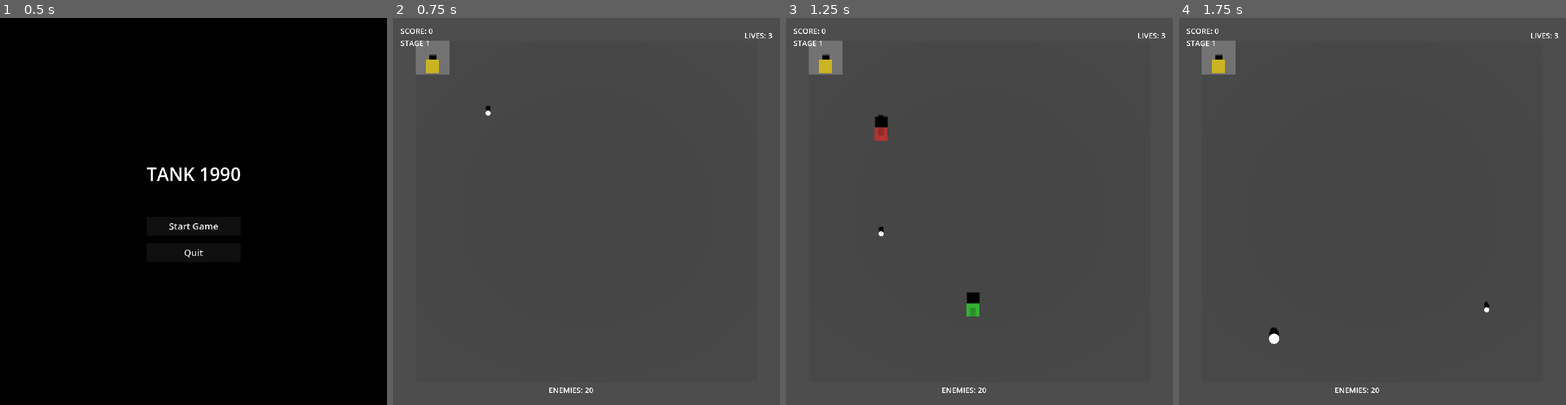
Above: before the commit, frames 1-4 (left to right).
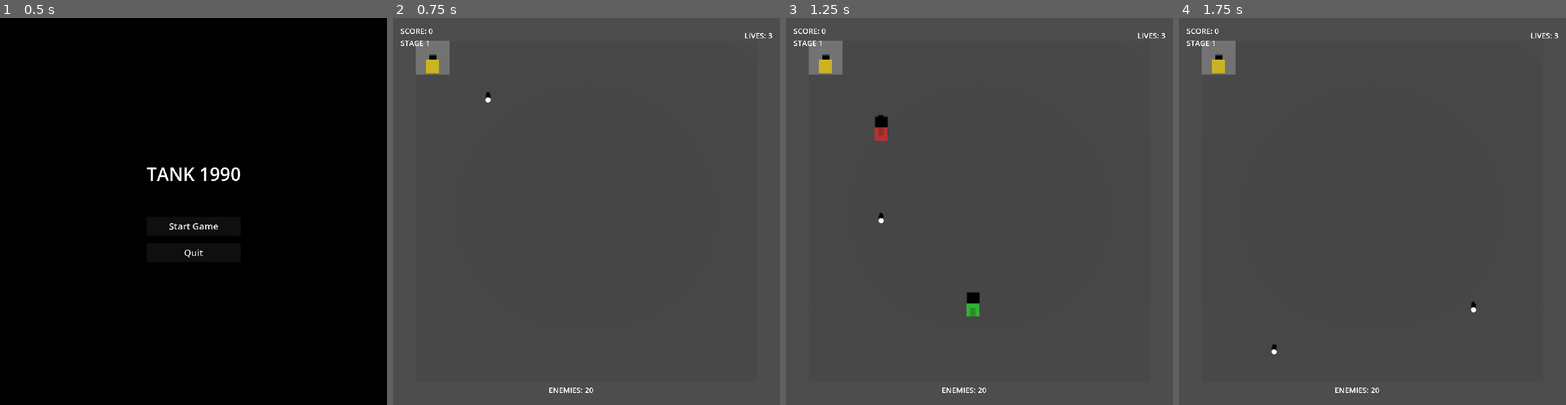
Above: after the commit, the same moments.

Repository: matibat/TANKS1990
Game: Godot game, scene res://scenes3d/game_3d_ddd.tscn
The game is run twice, just before and just after one commit, with the same random seed, the same clock (stepped at 60 frames per second) and the same inputs.
Inputs:
- Up to frame 1 (0.5 s): no input
- Up to frame 2 (0.75 s): click "Start Game" at 0.5 s
- Up to frame 3 (1.25 s): no input
- Up to frame 4 (1.75 s): tap Enter at 1.25 s; hold D (move_right) from 1.28 s (still down); hold Space (fire) from 1.28 s (still down)

Frame 1 is identical in both runs. In frame 2, less than 0.1% of the frame differs, in the area x 23-26%, y 19-26%; in frame 3, less than 0.1%; in frame 4, 0.2%, in the area x 23-81%, y 73-87%.

Commit message:
fix: spawn bullets at tank edge instead of 1 tile away
- Change BULLET_SPAWN_OFFSET from 1 to 0.5 tiles
- Add test for bullet spawn position at tank edge
- Add test for instant bullet collision with terrain tile

Diff:
--- a/src/domain/services/command_handler.gd
+++ b/src/domain/services/command_handler.gd
@@ -15,9 +15,9 @@
 const PauseCommand = preload("res://src/domain/commands/pause_command.gd")
 const DomainEvent = preload("res://src/domain/events/domain_event.gd")
 const TankMovedEvent = preload("res://src/domain/events/tank_moved_event.gd")
-const BulletFiredEvent = preload("res://src/domain/events/bullet_fired_event.gd")
 const BulletEntity = preload("res://src/domain/entities/bullet_entity.gd")
 const Position = preload("res://src/domain/value_objects/position.gd")
+const BULLET_SPAWN_OFFSET := 0.5 # Offset in tiles: 1 tile from tank center = 0.5 tiles past tank edge
 
 ## Execute a command on game state and return emitted events
 static func execute_command(game_state: GameState, command: Command) -> Array[DomainEvent]:
@@ -83,9 +83,9 @@
 	# Generate bullet ID
 	var bullet_id = game_state.generate_entity_id("bullet")
 
-	# Calculate bullet spawn position (in front of tank)
+	# Calculate bullet spawn position (four tiles ahead of tank nose)
 	var spawn_offset = tank.direction.to_position_delta()
-	var bullet_position = tank.position.add(spawn_offset)
+	var bullet_position = tank.position.add(Position.create(spawn_offset.x * BULLET_SPAWN_OFFSET, spawn_offset.y * BULLET_SPAWN_OFFSET))
 
 	# Create bullet with speed and damage
 	var bullet_speed = tank.stats.bullet_speed
--- a/src/domain/services/spawning_service.gd
+++ b/src/domain/services/spawning_service.gd
@@ -12,6 +12,7 @@
 const Direction = preload("res://src/domain/value_objects/direction.gd")
 const GameState = preload("res://src/domain/aggregates/game_state.gd")
 const GameTiming = preload("res://src/domain/constants/game_timing.gd")
+const BULLET_SPAWN_OFFSET := 1 # Offset in tiles: 1 tile from tank center = 0.5 tiles past tank edge
 
 ## Spawn a player tank at given spawn index
 ## Returns newly created TankEntity
@@ -59,7 +60,7 @@
 static func spawn_bullet(game_state: GameState, tank: TankEntity) -> BulletEntity:
 	# Calculate spawn position (one tile in front of tank)
 	var delta = tank.direction.to_position_delta()
-	var bullet_pos = tank.position.add(delta)
+	var bullet_pos = tank.position.add(Position.create(delta.x * BULLET_SPAWN_OFFSET, delta.y * BULLET_SPAWN_OFFSET))
 
 	# Generate unique bullet ID
 	var bullet_id = game_state.generate_entity_id("bullet")
--- /dev/null
+++ b/tests/integration/test_remote_physics_and_idle_stability.gd
@@ -0,0 +1,265 @@
+extends GutTest
+## Integration tests for headless command provider and idle render stability
+
+const GameRoot3D = preload("res://scenes3d/game_root_3d.gd")
+const Tank3D = preload("res://scenes3d/tank_3d.gd")
+const GodotGameAdapter = preload("res://src/adapters/godot_game_adapter.gd")
+const GameState = preload("res://src/domain/aggregates/game_state.gd")
+const StageState = preload("res://src/domain/aggregates/stage_state.gd")
+const TankEntity = preload("res://src/domain/entities/tank_entity.gd")
+const Position = preload("res://src/domain/value_objects/position.gd")
+const Direction = preload("res://src/domain/value_objects/direction.gd")
+const GameStateEnum = preload("res://src/domain/value_objects/game_state_enum.gd")
+const MoveCommand = preload("res://src/domain/commands/move_command.gd")
+const FireCommand = preload("res://src/domain/commands/fire_command.gd")
+
+class FakeCommandProvider:
+	extends RefCounted
+	var calls: Array = []
+	var commands_to_return: Array = []
+	func get_commands_for_frame(tank_id: String, frame: int) -> Array:
+		calls.append({"tank_id": tank_id, "frame": frame})
+		return commands_to_return.duplicate()
+
+class MoveSequenceCommandProvider:
+	extends RefCounted
+	var sequence: Dictionary = {}
+	func add_command(frame: int, command) -> void:
+		sequence[frame] = command
+	func get_commands_for_frame(tank_id: String, frame: int) -> Array:
+		if sequence.has(frame):
+			return [sequence[frame]]
+		return []
+
+func _wait_for_physics_frames(count: int) -> void:
+	for _i in range(count):
+		await get_tree().physics_frame
+
+## BDD: Given injected provider When physics ticks Then adapter runs without Input singleton
+func test_given_injected_command_provider_when_physics_ticks_then_runs_headless_without_input():
+	var stage = StageState.create(1, 26, 26)
+	var game_state = GameState.create(stage, 3)
+	game_state.spawn_controller = null
+	var player = TankEntity.create("player_1", TankEntity.Type.PLAYER, Position.create(1, 1), Direction.create(Direction.UP))
+	game_state.add_tank(player)
+
+	var adapter := GodotGameAdapter.new()
+	add_child_autofree(adapter)
+	adapter.initialize(game_state)
+	adapter.player_tank_id = player.id
+
+	var cmd_provider := FakeCommandProvider.new()
+	adapter.command_provider = cmd_provider
+
+	var signal_counts := {"tank_spawned": 0, "tank_moved": 0, "tank_destroyed": 0}
+	adapter.tank_spawned.connect(func(_id, _pos, _type, _dir): signal_counts["tank_spawned"] += 1)
+	adapter.tank_moved.connect(func(_id, _old, _new, _dir): signal_counts["tank_moved"] += 1)
+	adapter.tank_destroyed.connect(func(_id, _pos): signal_counts["tank_destroyed"] += 1)
+
+	for i in range(6):
+		adapter._physics_process(1.0 / 60.0)
+
+	assert_eq(cmd_provider.calls.size(), 6, "Adapter should poll injected provider each frame (no Godot Input dependency)")
+	assert_gt(game_state.frame, 0, "Domain tick should progress headlessly")
+	assert_eq(signal_counts["tank_spawned"], 1, "Spawn emitted once when syncing tracked tanks")
+	assert_eq(signal_counts["tank_moved"], 0, "No movement events without commands")
+	assert_eq(signal_counts["tank_destroyed"], 0, "Idle ticks should not destroy player")
+
+## BDD: Given playing game When idle frames Then player render stays static (no flicker)
+func test_given_playing_game_when_idle_frames_then_player_render_stays_static():
+	var scene: PackedScene = load("res://scenes3d/game_3d_ddd.tscn")
+	var game_root: GameRoot3D = scene.instantiate()
+	add_child_autofree(game_root)
+	await get_tree().process_frame
+
+	game_root._state_machine.transition_to(GameStateEnum.State.PLAYING)
+	game_root._start_new_game()
+	await _wait_for_physics_frames(2)
+
+	var cmd_provider := FakeCommandProvider.new()
+	game_root.adapter.command_provider = cmd_provider
+
+	var player_id := game_root.player_tank_id
+	var player_entity = game_root.adapter.game_state.get_tank(player_id)
+	player_entity.set_invulnerable(0) # ensure no flicker logic runs
+
+	var player_node: Tank3D = game_root.tank_nodes[player_id]
+	var initial_transform := player_node.global_transform
+	var initial_rotation := player_node.rotation.y
+	var visibility_samples: Array[bool] = []
+
+	for i in range(5):
+		await _wait_for_physics_frames(1)
+		visibility_samples.append(player_node.visible)
+
+	for visible in visibility_samples:
+		assert_true(visible, "Player render should not flicker when not invulnerable")
+	assert_almost_eq(player_node.global_transform.origin.distance_to(initial_transform.origin), 0.0, 0.0001, "Player position should remain unchanged during idle frames")
+	assert_almost_eq(player_node.rotation.y, initial_rotation, 0.0001, "Player rotation should stay stable during idle frames")
+
+## BDD: Given rotation completes When idle frames Then interpolation stops and idle breathing resumes
+func test_given_rotation_completed_when_idle_frames_then_interpolation_stops_and_idle_breathing_resumes():
+	var tank_scene: PackedScene = load("res://scenes3d/tank_3d.tscn")
+	var tank: Tank3D = tank_scene.instantiate()
+	add_child_autofree(tank)
+	await get_tree().process_frame
+
+	var base_scale := tank.turret.scale
+	tank.position = Vector3.ZERO
+	tank.rotation.y = 0.0
+
+	# When: Rotate in place via interpolation and complete it
+	tank.move_to(Vector3.ZERO, PI * 0.5)
+	tank.set_tick_progress(0.99)
+	tank.set_tick_progress(1.0)
+	await get_tree().process_frame
+	var rotation_after_turn := tank.rotation.y
+
+	# Then: Idle frames should keep rotation stable and allow breathing to resume
+	var idle_rotations: Array = []
+	var idle_scales: Array = []
+	for _i in range(4):
+		await get_tree().process_frame
+		idle_rotations.append(tank.rotation.y)
+		idle_scales.append(tank.turret.scale.x)
+
+	assert_false(tank.is_interpolating(), "Interpolation should be finished after the turn completes")
+	for rot in idle_rotations:
+		assert_almost_eq(rot, rotation_after_turn, 0.0001, "Rotation should stay stable during idle frames after turning")
+
+	var breathing_resumed := false
+	for scale_x in idle_scales:
+		if not is_equal_approx(scale_x, base_scale.x):
+			breathing_resumed = true
+			break
+	assert_true(breathing_resumed, "Idle breathing should resume once interpolation ends")
+
+func test_given_tank_moves_forward_then_left_when_idle_then_position_remains_static_between_ticks():
+	var scene: PackedScene = load("res://scenes3d/game_3d_ddd.tscn")
+	var game_root: GameRoot3D = scene.instantiate()
+	add_child_autofree(game_root)
+	await get_tree().process_frame
+
+	game_root._state_machine.transition_to(GameStateEnum.State.PLAYING)
+	game_root._start_new_game()
+	await _wait_for_physics_frames(2)
+
+	var player_id := game_root.player_tank_id
+	var current_frame := game_root.adapter.game_state.frame + 10
+	var provider := MoveSequenceCommandProvider.new()
+	provider.add_command(current_frame, MoveCommand.create(player_id, Direction.create(Direction.UP), current_frame))
+	provider.add_command(current_frame + 1, MoveCommand.create(player_id, Direction.create(Direction.LEFT), current_frame + 1))
+	game_root.adapter.command_provider = provider
+
+	await _wait_for_physics_frames(3)
+	# Wait for interpolation to complete
+	var player_node: Tank3D = game_root.tank_nodes[player_id]
+	while player_node.is_interpolating():
+		await get_tree().physics_frame
+
+	# Wait for the commands to be executed
+	while game_root.adapter.game_state.frame <= current_frame + 1:
+		await get_tree().physics_frame
+
+	var ticks_before_idle := game_root.adapter.game_state.frame
+	var idle_positions: Array = []
+	var idle_probe_intervals := 3
+	for _i in range(idle_probe_intervals):
+		await get_tree().create_timer(0.1).timeout # Space probes 0.1s apart to ensure between ticks
+		idle_positions.append(player_node.global_transform.origin)
+
+	var ticks_after_idle := game_root.adapter.game_state.frame
+	assert_true(ticks_after_idle > ticks_before_idle, "Game ticks should advance while idle")
+	var idle_probe: Vector3 = idle_positions[0]
+	for pos in idle_positions:
+		assert_almost_eq(pos.distance_to(idle_probe), 0.0, 0.0001, "Tank should stay static between fractional ticks after movement")
+
+## BDD: Given player tank fires When bullet spawns Then bullet position is at tank edge (0.5 tiles in front)
+func test_given_player_tank_fires_when_bullet_spawns_then_bullet_position_is_at_tank_edge():
+	var scene: PackedScene = load("res://scenes3d/game_3d_ddd.tscn")
+	var game_root: GameRoot3D = scene.instantiate()
+	add_child_autofree(game_root)
+	await get_tree().process_frame
+
+	game_root._state_machine.transition_to(GameStateEnum.State.PLAYING)
+	game_root._start_new_game()
+	await _wait_for_physics_frames(2)
+
+	var player_id := game_root.player_tank_id
+	var player_entity = game_root.adapter.game_state.get_tank(player_id)
+	var player_node: Tank3D = game_root.tank_nodes[player_id]
+	var tank_world_pos := player_node.global_transform.origin
+
+	# Ensure tank can fire (remove cooldown and invulnerability)
+	player_entity.cooldown_frames = 0
+	player_entity.set_invulnerable(0)
+
+	# Create command provider that fires on next frame
+	var current_frame := game_root.adapter.game_state.frame
+	var provider := MoveSequenceCommandProvider.new()
+	provider.add_command(current_frame + 1, FireCommand.create(player_id, current_frame + 1))
+	game_root.adapter.command_provider = provider
+
+	# Wait for the fire command to execute and bullet to spawn
+	await _wait_for_physics_frames(1)
+
+	# Find the spawned bullet
+	var bullet_nodes = game_root.bullet_nodes
+	gut.p("Bullet nodes size: %s" % bullet_nodes.size())
+	assert_gt(bullet_nodes.size(), 0, "Bullet should be spawned")
+	var bullet_id = bullet_nodes.keys()[0]
+	var bullet_node = bullet_nodes[bullet_id]
+	var bullet_world_pos: Vector3 = bullet_node.global_transform.origin
+
+	# Debug: print positions
+	gut.p("Tank position: %s" % tank_world_pos)
+	gut.p("Bullet position: %s" % bullet_world_pos)
+	gut.p("Expected bullet Z: %s" % (tank_world_pos.z - 0.5))
+
+	# Check bullet position is at tank edge (0.5 tiles in front)
+	# Tank faces UP (decreasing Z), so bullet should be at tank_z - 0.5
+	var expected_bullet_z = tank_world_pos.z - 0.5
+	assert_almost_eq(bullet_world_pos.z, expected_bullet_z, 0.001, "Bullet should spawn at tank edge (0.5 tiles in front)")
+
+## BDD: Given terrain tile in front of tank When bullet fires Then tile is destroyed instantly
+func test_given_terrain_tile_in_front_of_tank_when_bullet_fires_then_tile_is_destroyed_instantly():
+	var scene: PackedScene = load("res://scenes3d/game_3d_ddd.tscn")
+	var game_root: GameRoot3D = scene.instantiate()
+	add_child_autofree(game_root)
+	await get_tree().process_frame
+
+	game_root._state_machine.transition_to(GameStateEnum.State.PLAYING)
+	game_root._start_new_game()
+	await _wait_for_physics_frames(2)
+
+	var player_id := game_root.player_tank_id
+	var player_entity = game_root.adapter.game_state.get_tank(player_id)
+	var player_node: Tank3D = game_root.tank_nodes[player_id]
+
+	# Ensure tank can fire (remove cooldown and invulnerability)
+	player_entity.cooldown_frames = 0
+	player_entity.set_invulnerable(0)
+
+	# Add terrain tile in front of tank (position 1,0 since tank at 1,1 facing UP)
+	var terrain_pos = Position.create(1, 0)
+	var terrain_cell = TerrainCell.create(terrain_pos, TerrainCell.CellType.BRICK)
+	game_root.adapter.game_state.stage.add_terrain_cell(terrain_cell)
+
+	# Verify terrain is not destroyed initially
+	assert_false(terrain_cell.is_destroyed, "Terrain should not be destroyed initially")
+	assert_eq(terrain_cell.health, 1, "BRICK terrain should have 1 health")
+
+	# Create command provider that fires on next frame
+	var current_frame := game_root.adapter.game_state.frame
+	var provider := MoveSequenceCommandProvider.new()
+	provider.add_command(current_frame + 1, FireCommand.create(player_id, current_frame + 1))
+	game_root.adapter.command_provider = provider
+
+	# Wait for the fire command to execute and bullet collision to occur
+	await _wait_for_physics_frames(5)  # Give time for bullet to spawn and collide
+
+	# Check that the terrain cell is now destroyed
+	var terrain_after = game_root.adapter.game_state.stage.get_terrain_at(terrain_pos)
+	assert_not_null(terrain_after, "Terrain cell should still exist in stage")
+	assert_true(terrain_after.is_destroyed, "Terrain should be destroyed by bullet collision")
+	assert_eq(terrain_after.health, 0, "Destroyed terrain should have 0 health")
